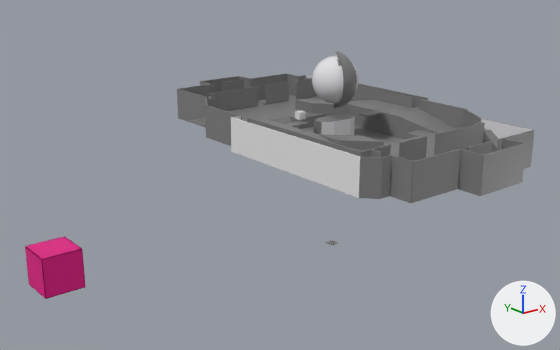
One commit to the glTF model Assets/World/LevelModules/CanvasMap.glb: the scene before it, then after it.
Both versions are drawn from a 50 mm camera at (-92.3, -99.8, 35.7) aimed at (-15.1, -3.2, -2.9). The lights are fixed; the arrows at lower right show +X, +Y and +Z. Where no turn or scale is listed for an object, it has been applied to the vertices. Vertices at the same position are counted once.

The older version as bpy lines, for what is in view:
```python
me_cube_020 = bpy.data.meshes.new('Cube.020')
me_cube_020.from_pydata(...)  # a box spanning x -0.642..0.642, y -0.642..0.642, z -0.642..0.642
me_cube_021 = bpy.data.meshes.new('Cube.021')
me_cube_021.from_pydata(...)  # 8 vertices, 10 faces; spans x -0.11..0.11, y -2.0..2.0, z -3.0..3.0
me_cube_021.materials.append(mat_base)  # grey #7e7e7e
me_cube_038 = bpy.data.meshes.new('Cube.038')
me_cube_038.from_pydata(...)  # 32 vertices, 72 faces; spans x -3.0..3.0, y -3.0..3.0, z -3.0..3.0
me_cube_038.materials.append(mat_jailcolor)  # pink #e70087
me_cube_092 = bpy.data.meshes.new('Cube.092')
me_cube_092.from_pydata(...)  # 8 vertices, 10 faces; spans x -0.1..0.1, y -15.5..15.5, z -3.0..3.0
me_grid = bpy.data.meshes.new('Grid')
me_grid.from_pydata(...)  # 100 vertices, 162 faces; spans x -1.0..1.0, y -1.0..1.0, z 0.0
me_sphere = bpy.data.meshes.new('Sphere')
me_sphere.from_pydata(...)  # 517 vertices, 1030 faces; spans x -4.17..4.17, y -4.5..4.17, z -5.04..5.03
# faces by material slot: [873, 157]
me_sphere.materials.append(mat_mirror)  # white #e6e4e7
me_sphere.materials.append(mat_base)  # grey #7e7e7e
ob_cube_040 = bpy.data.objects.new('Cube.040', me_cube_092)
ob_cube_040.location = (-19.0, -10.5, 3.0)
ob_cube_049 = bpy.data.objects.new('Cube.049', me_cube_021)
ob_cube_049.location = (-5.0, -34.0, 3.0)
ob_so_flag_spawn_0 = bpy.data.objects.new('SO_FLAG_SPAWN_0', me_cube_020)
ob_so_flag_spawn_0.location = (-7.1, 1.1, 5.3)
ob_so_kill_plane_0 = bpy.data.objects.new('SO_KILL_PLANE_0', me_grid)
ob_so_kill_plane_0.location = (0.0, 0.0, -20.0)
ob_so_player_jail = bpy.data.objects.new('SO_PLAYER_JAIL_', me_cube_038)
ob_so_player_jail.location = (-53.4, 0.4, -10.1)
ob_sphere = bpy.data.objects.new('Sphere', me_sphere)
ob_sphere.location = (0.0, 0.1, 10.9)
# also in view: 'Cube.044' at (-16.0, -28.0, 3.0); 'Cube.032' at (17.0, 10.5, 3.0); 'Cube.046' at (-15.0, -29.9, 3.0); 'Cube.043' at (-18.0, -27.0, 3.0); 'Cube.005' at (6.0, 24.0, 3.0)
```
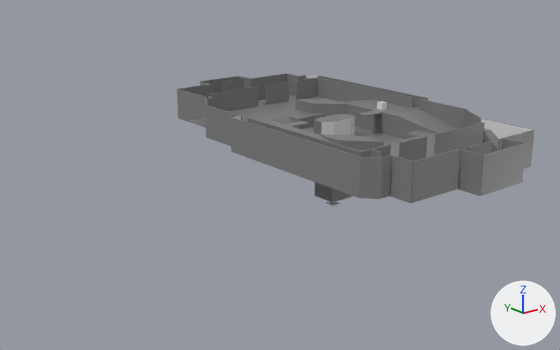
Patch to the scene script:
```diff
--- a/Assets/World/LevelModules/CanvasMap.glb.py
+++ b/Assets/World/LevelModules/CanvasMap.glb.py
@@ me_cube_092 @@
 me_cube_092.from_pydata(...)  # 8 vertices, 10 faces; spans x -0.1..0.1, y -15.5..15.5, z -3.0..3.0
+me_cube_092.materials.append(mat_base)  # grey #7e7e7e
@@ me_cube_038 @@
 # used by ob_so_player_jail; location = (-53.4, 0.4, -10.1)
-me_cube_038.from_pydata(...)  # 32 vertices, 72 faces; spans x -3.0..3.0, y -3.0..3.0, z -3.0..3.0
-me_cube_038.materials.append(mat_jailcolor)  # pink #e70087
+me_cube_038.from_pydata(...)  # 8 vertices, 12 faces; spans x -1.0..1.0, y -1.0..1.0, z -1.0..1.0
+# me_cube_038 part 1: the whole mesh is rebuilt
@@ me_cube_040 @@
+me_cube_040.from_pydata(...)  # 16 vertices, 28 faces; spans x -2.41..2.41, y -2.41..2.41, z -2.41..2.41
+me_cube_040.materials.append(mat_base)  # grey #7e7e7e
@@ ob_so_flag_spawn_0 @@
 ob_so_flag_spawn_0 = bpy.data.objects.new('SO_FLAG_SPAWN_0', me_cube_020)
-ob_so_flag_spawn_0.location = (-7.1, 1.1, 5.3)
+ob_so_flag_spawn_0.location = (7.5, -28.0, 0.8)
@@ ob_so_kill_plane_0 @@
 ob_so_kill_plane_0 = bpy.data.objects.new('SO_KILL_PLANE_0', me_grid)
-ob_so_kill_plane_0.location = (0.0, 0.0, -20.0)
+ob_so_kill_plane_0.location = (0.0, 0.0, -12.1)
@@ ob_sphere @@
-ob_sphere = bpy.data.objects.new('Sphere', me_sphere)
-ob_sphere.location = (0.0, 0.1, 10.9)
@@ ob_so_player_jail @@
 ob_so_player_jail = bpy.data.objects.new('SO_PLAYER_JAIL_', me_cube_038)
-ob_so_player_jail.location = (-53.4, 0.4, -10.1)
+ob_so_player_jail.location = (0.2, 0.2, -8.7)
@@ ob_cube_037 @@
+ob_cube_037 = bpy.data.objects.new('Cube.037', me_cube_040)
+ob_cube_037.location = (0.0, 0.0, -8.4)
@@ ob_so_flag_spawn_common @@
+ob_so_flag_spawn_common = bpy.data.objects.new('SO_FLAG_SPAWN_COMMON', me_cube_020.copy())  # the mesh of ob_so_flag_spawn_0
+ob_so_flag_spawn_common.location = (12.0, 0.0, 4.6)
```

Location of each change, [x1, y1, x2, y2] in pixels of the pictures (560 x 350 px):
'Cube.040', recoloured
    both: [231, 117, 360, 198]
'SO_PLAYER_JAIL_', reshaped, moved (not visible afterwards)
    before: [25, 236, 85, 299]
'Sphere', deleted
    before: [312, 51, 359, 108]
    faces in mat_mirror (white #e6e4e7): [312, 56, 359, 104]
    faces in mat_base (grey #7e7e7e): [333, 51, 357, 108]
'Cube.037', added
    after: [315, 182, 352, 202]
'SO_FLAG_SPAWN_0', moved (not visible afterwards)
    before: [295, 110, 306, 120]
'SO_KILL_PLANE_0', moved
    before: [325, 240, 339, 246]
    after: [327, 202, 340, 206]
'SO_FLAG_SPAWN_COMMON', added
    after: [377, 101, 387, 110]
